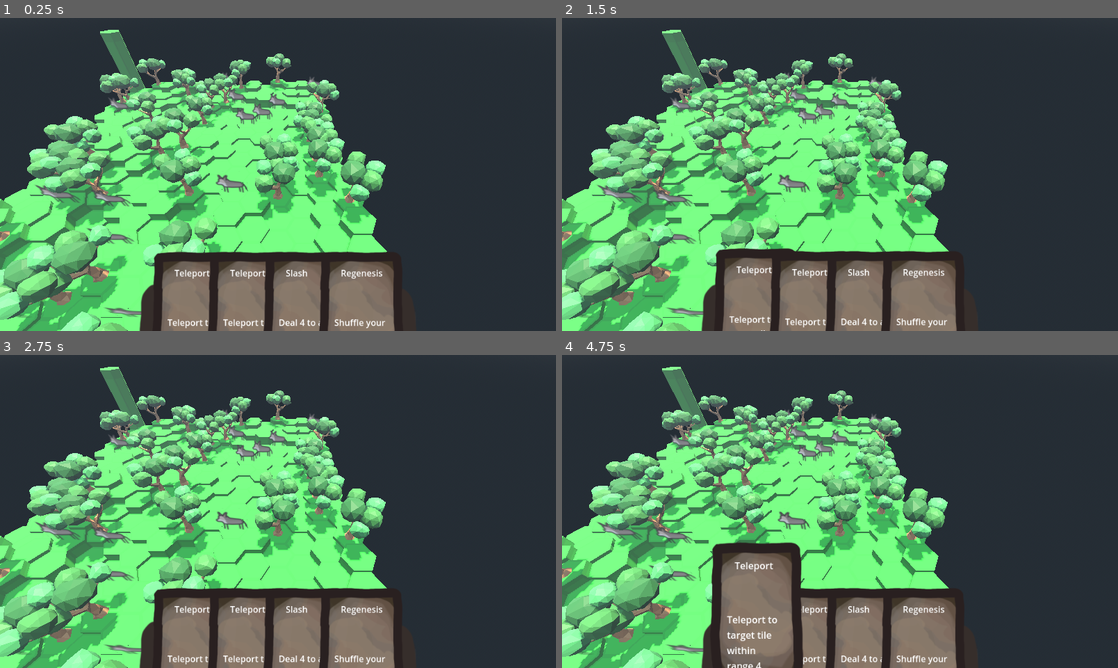
Above: before the commit, frames 1-4 (two rows, left to right).
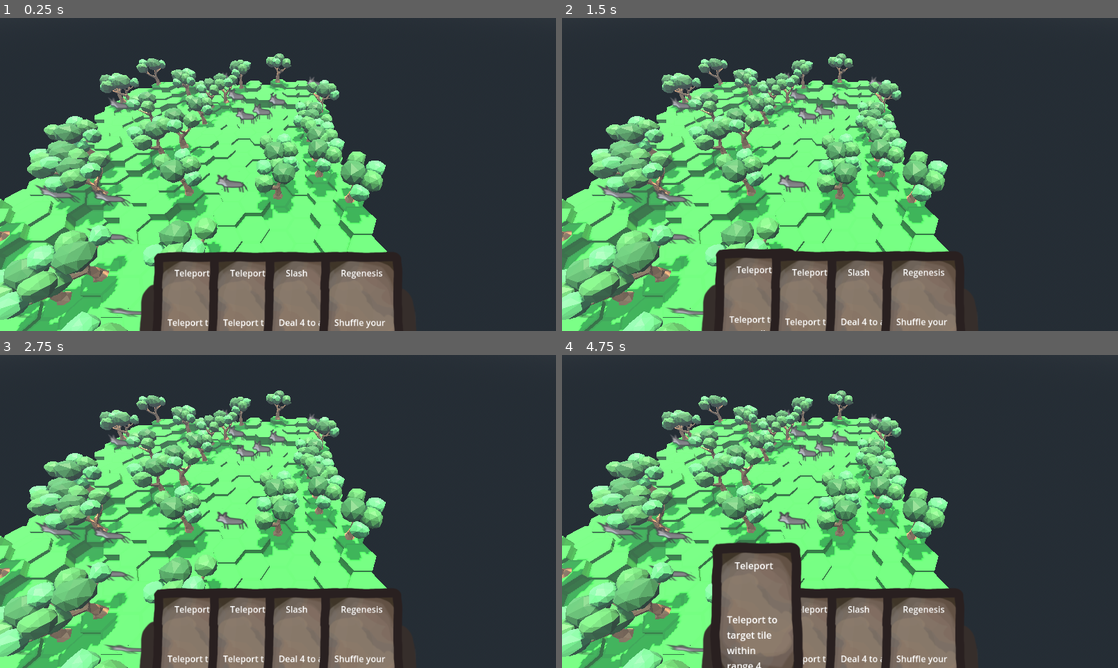
Above: after the commit, the same moments.

Repository: Boyquotes/nomad-realms-expeditions
Game: Godot game, scene res://NREGameContext.tscn
Two runs of this game, one before a commit and one after it. Both use one fixed random seed, a clock stepped at 60 frames per second and the inputs below.
Inputs (mouse positions are in pixels of both pictures, inside the frame that each line leads up to):
- Up to frame 1 (0.25 s): no input
- Up to frame 2 (1.5 s): drag from (840, 136) to (756, 315) at 0.52 s; drag from (728, 190) to (840, 136) at 1.27 s
- Up to frame 3 (2.75 s): tap Enter at 2 s; move the mouse to (333, 442) at 2.02 s; hold Middle mouse button (rotate_camera) from 2.03 s (still down); click (333, 442) at 2.3 s
- Up to frame 4 (4.75 s): release Middle mouse button (rotate_camera) at 2.75 s; tap Space at 2.75, 4.25 s; drag from (812, 574) to (840, 489) at 2.77 s; tap Enter at 3.5 s; move the mouse to (1006, 558) at 3.52 s; click (1006, 558) at 3.6 s; drag from (673, 464) to (756, 652) at 4.27 s

The runs differ from the first frame. In frame 1, 0.6% of the frame differs, in the area x 18-27%, y 3-26%; in frame 2, 0.6%; in frame 3, 0.6%; in frame 4, 0.6%.

Commit message:
Spawn boss after timer runs out

Diff:
--- a/CameraPivot.gd
+++ b/CameraPivot.gd
@@ -2,11 +2,13 @@
 
 @export var lerpSpeed: = 1
 
-@onready var nomad: Node3D = $"../Actors/Nomad"
-@onready var camera_target: Node3D = $"../Actors/Nomad/CameraTargetPivot/CameraTarget"
+var nomad: Node3D
+var camera_target: Node3D
 
-
-func _ready() -> void:
+# Called by NomadsGameVisuals
+func init() -> void:
+	nomad = $"../Actors/Nomad"
+	camera_target = $"../Actors/Nomad/CameraTargetPivot/CameraTarget"
 	position = camera_target.global_position
 	rotation = camera_target.global_rotation
 
--- a/NREGameContext.tscn
+++ b/NREGameContext.tscn
@@ -1,12 +1,11 @@
-[gd_scene load_steps=12 format=3 uid="uid://dnjlxryq35dya"]
+[gd_scene load_steps=11 format=3 uid="uid://dnjlxryq35dya"]
 
 [ext_resource type="PackedScene" uid="uid://jo81l0grfumo" path="res://Scenes/GameVisuals/NomadsGameVisuals.tscn" id="1"]
-[ext_resource type="Script" path="res://Scenes/GameLogic/NomadsGameLogic.gd" id="2_8fo55"]
+[ext_resource type="PackedScene" uid="uid://ct64fhsisruvm" path="res://Scenes/GameLogic/nomads_game_logic.tscn" id="2_likut"]
 [ext_resource type="Script" path="res://CameraPivot.gd" id="4"]
 [ext_resource type="Script" path="res://Scenes/GameInput/NomadsGameInput.gd" id="4_0dc84"]
 [ext_resource type="PackedScene" uid="uid://cbgwjkw8ydunf" path="res://Scenes/UI/UICardDashboard.tscn" id="5"]
 [ext_resource type="PackedScene" uid="uid://dv04weg4eqxb0" path="res://Scenes/Map/WorldMap.tscn" id="6"]
-[ext_resource type="PackedScene" uid="uid://drglmfxxc6dk8" path="res://Scenes/Model/GameObject/Nomad.tscn" id="7"]
 [ext_resource type="Script" path="res://NREGameContext.gd" id="8"]
 
 [sub_resource type="ProceduralSkyMaterial" id="ProceduralSkyMaterial_ltiu1"]
@@ -26,8 +25,7 @@
 [node name="NREGameContext" type="Node"]
 script = ExtResource("8")
 
-[node name="NomadsGameLogic" type="Node" parent="."]
-script = ExtResource("2_8fo55")
+[node name="NomadsGameLogic" parent="." instance=ExtResource("2_likut")]
 
 [node name="NomadsGameVisuals" parent="." instance=ExtResource("1")]
 
@@ -37,8 +35,6 @@
 [node name="UICardDashboard" parent="." instance=ExtResource("5")]
 
 [node name="Actors" type="Node3D" parent="."]
-
-[node name="Nomad" parent="Actors" instance=ExtResource("7")]
 
 [node name="WorldMap" parent="." instance=ExtResource("6")]
 
--- a/Scenes/GameInput/NomadsGameInput.gd
+++ b/Scenes/GameInput/NomadsGameInput.gd
@@ -53,6 +53,7 @@
 		if card_target != null:
 			card_target.highlighted = false
 			card_target = null
+		# TODO: push an event instead of handling logic inside input
 		nomad.card_dashboard.discard.append(card_looking_for_target)
 		var hand: = nomad.card_dashboard.hand
 		hand.remove_at(hand.find(card_looking_for_target))
--- a/Scenes/GameLogic/NomadsGameLogic.gd
+++ b/Scenes/GameLogic/NomadsGameLogic.gd
@@ -4,7 +4,10 @@
 @onready var game_logic_timer: = GameLogicTimer.new(self)
 
 @onready var world_map: WorldMap = $"../WorldMap"
-@onready var nomad: Node3D = $"../Actors/Nomad"
+@onready var actors: Node3D = $"../Actors"
+
+@export var nomad_scene: PackedScene
+@export var boss_scene: PackedScene
 
 func init(context_queues: ContextQueues) -> void:
 	super.init(context_queues)
@@ -22,12 +25,22 @@
 	# Push events to GameVisuals
 
 func spawn_nomad():
+	var nomad: Nomad = nomad_scene.instantiate() as Nomad
 	# Generate a random position to spawn the nomad
 	var z = randi() % world_map.tiles.size()
 	var x = randi() % world_map.tiles[0].size()
-
 	nomad.position = world_map.tiles[z][x].position
 	nomad.position.y += world_map.tiles[z][x].height * Tile.TILE_HEIGHT_SCALE
+	actors.add_child(nomad)
 
 func _process(delta: float) -> void:
 	game_logic_timer.update(delta)
+
+func _on_boss_spawn_timer_timeout():
+	var boss: = boss_scene.instantiate()
+	var z = randi() % world_map.tiles.size()
+	var x = randi() % world_map.tiles[0].size()
+	actors.add_child(boss)
+	boss.coordinates = Vector2i(x, z)
+	boss.position.y += world_map.tiles[z][x].height * Tile.TILE_HEIGHT_SCALE + 10
+	print("NomadsGameLogic.gd: BOSS SPAWNED AT ", boss.coordinates, "!")
--- /dev/null
+++ b/Scenes/GameLogic/nomads_game_logic.tscn
@@ -0,0 +1,17 @@
+[gd_scene load_steps=4 format=3 uid="uid://ct64fhsisruvm"]
+
+[ext_resource type="Script" path="res://Scenes/GameLogic/NomadsGameLogic.gd" id="1_t1mp6"]
+[ext_resource type="PackedScene" uid="uid://drglmfxxc6dk8" path="res://Scenes/Model/GameObject/Nomad.tscn" id="2_s1b04"]
+[ext_resource type="PackedScene" uid="uid://6aq20kjxy5i5" path="res://Scenes/Model/GameObject/TreeActor.tscn" id="3_snk8p"]
+
+[node name="NomadsGameLogic" type="Node"]
+script = ExtResource("1_t1mp6")
+nomad_scene = ExtResource("2_s1b04")
+boss_scene = ExtResource("3_snk8p")
+
+[node name="BossSpawnTimer" type="Timer" parent="."]
+wait_time = 2.0
+one_shot = true
+autostart = true
+
+[connection signal="timeout" from="BossSpawnTimer" to="." method="_on_boss_spawn_timer_timeout"]
--- a/Scenes/GameVisuals/NomadsGameVisuals.gd
+++ b/Scenes/GameVisuals/NomadsGameVisuals.gd
@@ -5,10 +5,11 @@
 
 @export var card_scene: PackedScene
 
-@onready var player: Nomad = $"../Actors/Nomad"
+var player: Nomad
 @onready var ui_card_dashboard: Node2D = $"../UICardDashboard"
 
 func init(context_queues: ContextQueues) -> void:
+	player = $"../Actors/Nomad"
 	self.context_queues = context_queues
 	var dashboard: = player.card_dashboard
 	for i in range(len(dashboard.hand)):
@@ -18,6 +19,7 @@
 		var card: WorldCard = ui_card_dashboard.card_hand.cards[i]
 		card.position = card.target_position
 		card.position.y += 40
+	$"../CameraPivot".init()
 
 func create_card_gui(card: GameCard) -> void:
 	var card_node: WorldCard = card_scene.instantiate()
--- a/Scenes/Map/WorldMap.gd
+++ b/Scenes/Map/WorldMap.gd
@@ -24,8 +24,6 @@
 		for x in range(16):
 			var tile: Tile = tile_scene.instantiate()
 			var h: int = int((noise.get_noise_2d(x, z + (z % 2) * 0.5) + 1) * 10)
-			if x == 0 && z == 0:
-				h = 40
 			tile.initialize(x, z, h, Color(0, 1, 0))
 			tile.set_name("Tile" + str(x) + "_" + str(z))
 			add_child(tile)
